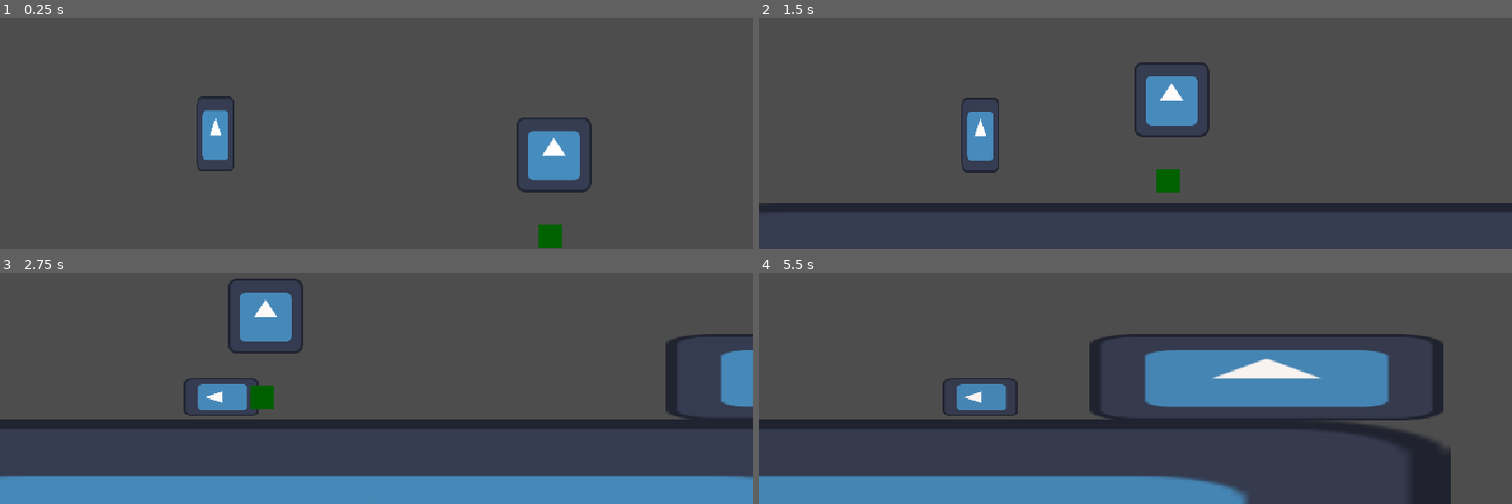
Above: before the commit, frames 1-4 (two rows, left to right).
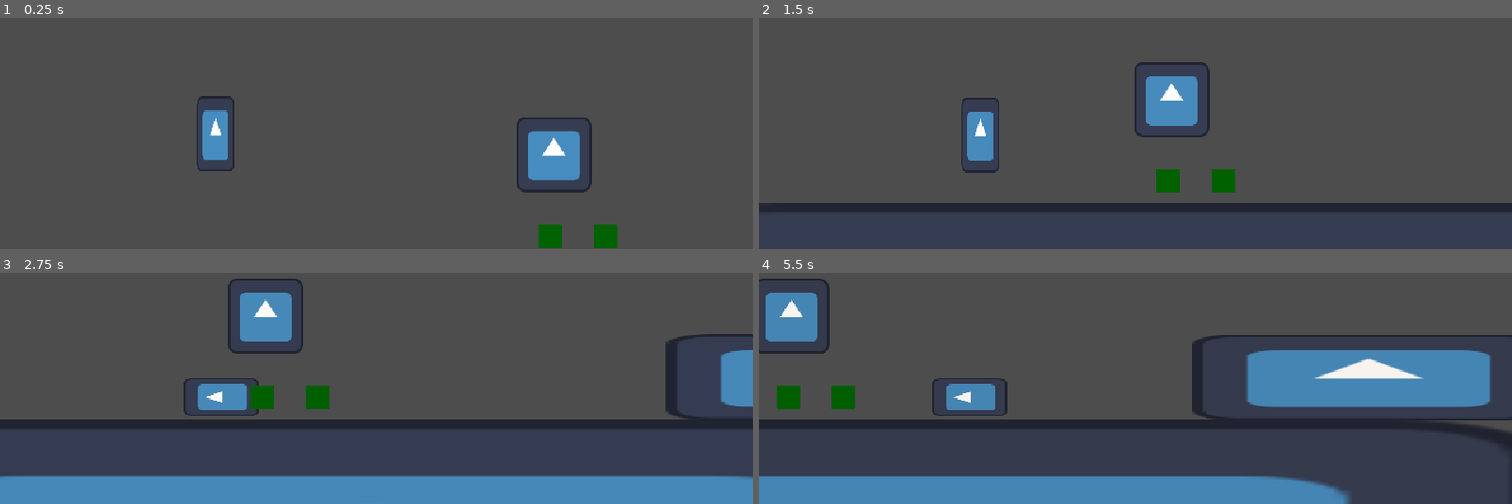
Above: after the commit, the same moments.

Repository: AlfredoCamarena/Protocolo-Ocaso
Game: Godot game, scene res://main/main.tscn
Two runs of this game, one before a commit and one after it. Both use one fixed random seed, a clock stepped at 60 frames per second and the inputs below. The engine's default icon, where the game draws it, is replaced by a stand-in: a white triangle on a blue panel in a dark square.
Inputs:
- Up to frame 1 (0.25 s): no input
- Up to frame 2 (1.5 s): tap Enter at 0.5 s; hold S (slide) 0.53-1.28 s; tap Space (jump) at 0.77 s; tap S (slide) at 1.35 s
- Up to frame 3 (2.75 s): tap Space (jump) at 1.52 s; hold S (slide) from 2.03 s (still down)
- Up to frame 4 (5.5 s): release S (slide) at 2.78 s; tap S (slide) at 2.85, 4.35 s; tap Space (jump) at 3.02, 3.77, 4.52 s; hold S (slide) 3.53-4.28 s; hold S (slide) from 5.03 s (still down)

The runs differ from the first frame. In frame 1, 0.3% of the frame differs, in the area x 78-82%, y 89-100%; in frame 2, 0.3%; in frame 3, 0.3%; in frame 4, 17%, in the area x 0-100%, y 2-100%.

Commit message:
Maneja daño recibido por el player

Diff:
--- a/main/main.gd
+++ b/main/main.gd
@@ -1,9 +1,4 @@
 extends Node
-
-func _ready() -> void:
-	EventBus.player_got_hurt.connect(func(damage: int):
-		#TODO: Manejar daño al player
-		print("Player got hurt: ", damage))
 
 func _on_animation_player_animation_finished(anim_name: StringName) -> void:
 	if anim_name == "DayCycle":
--- a/main/main.tscn
+++ b/main/main.tscn
@@ -102,4 +102,7 @@
 [node name="Zombie" parent="." instance=ExtResource("4_c651c")]
 position = Vector2(937, 308)
 
+[node name="Zombie2" parent="." instance=ExtResource("4_c651c")]
+position = Vector2(1030, 308)
+
 [connection signal="animation_finished" from="AnimationPlayer" to="." method="_on_animation_player_animation_finished"]
--- a/player/player.gd
+++ b/player/player.gd
@@ -1,6 +1,12 @@
 class_name Player
 extends CharacterBody2D
 
+@export var lives := 3:
+	set(value):
+		match value:
+			2: speed = 150.0
+			1: speed = 100.0
+		lives = value
 @export var speed := 200.0
 @export var gravity := 980.0
 @export var jump_force := -400.0
@@ -12,7 +18,13 @@
 enum State { RUNNING, FALLING ,JUMPING, SLIDING, CLIMBING }
 
 func _ready() -> void:
+	_connect_signals()
 	velocity = speed * Vector2.RIGHT
+
+
+func _connect_signals() -> void:
+	EventBus.player_got_hurt.connect(func(damage: int):
+		lives -= damage)
 
 
 func _physics_process(_delta: float) -> void:
Not shown, added: player/player.tscn2857058093.tmp
